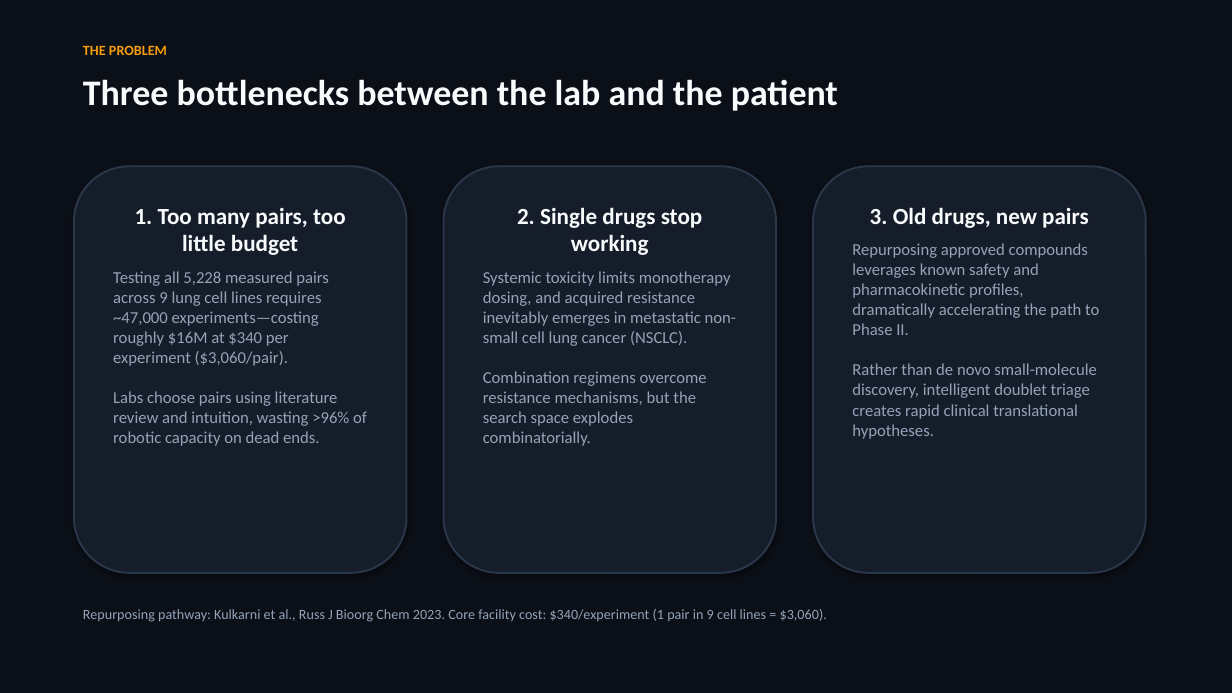
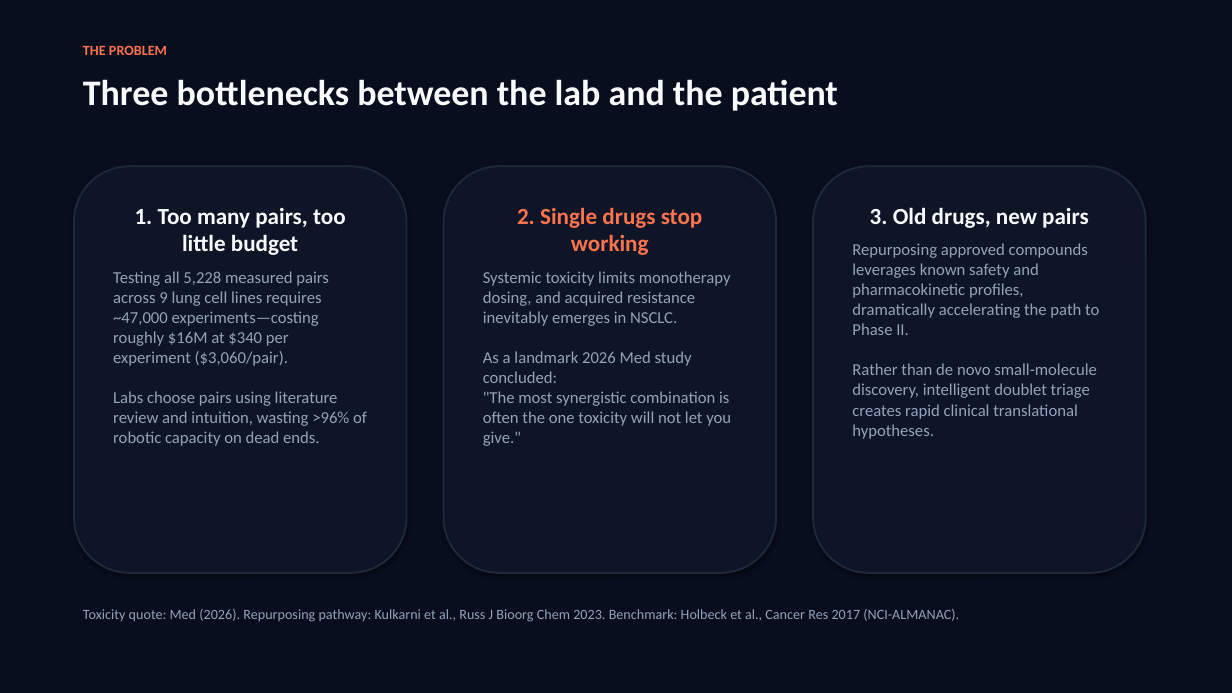
Before and after one commit to leventkoymen/backprop-to-the-future-b56f8f5e-submission-repo, a slide deck: slide 2 of docs/LungPair_Pitch_Deck_Team_Backprop.pptx. Drawn at 1232x693 pixels with LibreOffice and Linux fonts; fonts in the diff are those of the drawing. Boxes give left, top, right and bottom in pixels: in the first picture for what was removed or moved away, otherwise in the second. Text is boxed around its words. In the diff, an @@ line names an element or a change of style, - is before the commit and + after.

Commit message:
Style: update deck PPTX and PDFs with Canva color architecture (Midnight Navy, Mint, Cantaloupe Orange) and Med 2026 toxicity quote

```diff
--- a/docs/LungPair_Pitch_Deck_Team_Backprop.pptx
+++ b/docs/LungPair_Pitch_Deck_Team_Backprop.pptx
@@ rectangle at <box>0,0,1232,693</box>: fill #0B0F17 to #080E1E @@
@@ text "THE PROBLEM" at <box>83,45,167,55</box>: text colour #F59E0B to #FC734D @@
@@ fill #151D2A to #0D1527; outline #2A374A 1.5 pt to #1E293B 1.5 pt in 3 elements at <box>74,166,407,573</box>, <box>813,166,1146,573</box>, <box>444,166,776,573</box> @@
@@ text in rounded rectangle at <box>517,207,703,255</box>: text colour #F8FAFC to #FC734D in "2. Single drugs stop working" @@
@@ text in rounded rectangle at <box>483,271,731,446</box>: text changed @@
-Systemic toxicity limits monotherapy dosing, and acquired resistance inevitably emerges in metastatic non-small cell lung cancer (NSCLC).
-Combination regimens overcome resistance mechanisms, but the search space explodes combinatorially.
+Systemic toxicity limits monotherapy dosing, and acquired resistance inevitably emerges in NSCLC.
+As a landmark 2026 Med study concluded:
+"The most synergistic combination is often the one toxicity will not let you give."
@@ text at <box>83,609,959,622</box>: text changed @@
-Repurposing pathway: Kulkarni et al., Russ J Bioorg Chem 2023. Core facility cost: $340/experiment (1 pair in 9 cell lines = $3,060).
+Toxicity quote: Med (2026). Repurposing pathway: Kulkarni et al., Russ J Bioorg Chem 2023. Benchmark: Holbeck et al., Cancer Res 2017 (NCI-ALMANAC).
```
Also in this commit, not shown: 7 other slides changed, 2 other files.
